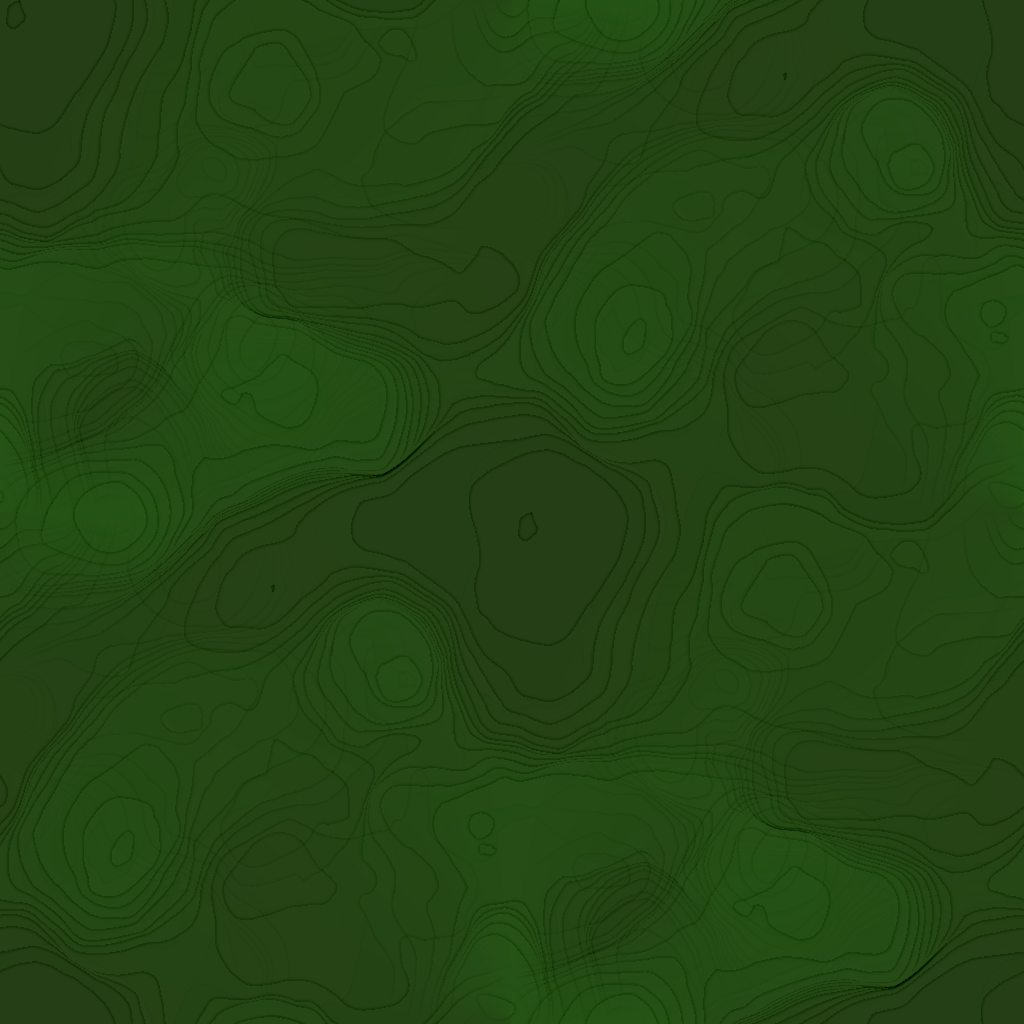
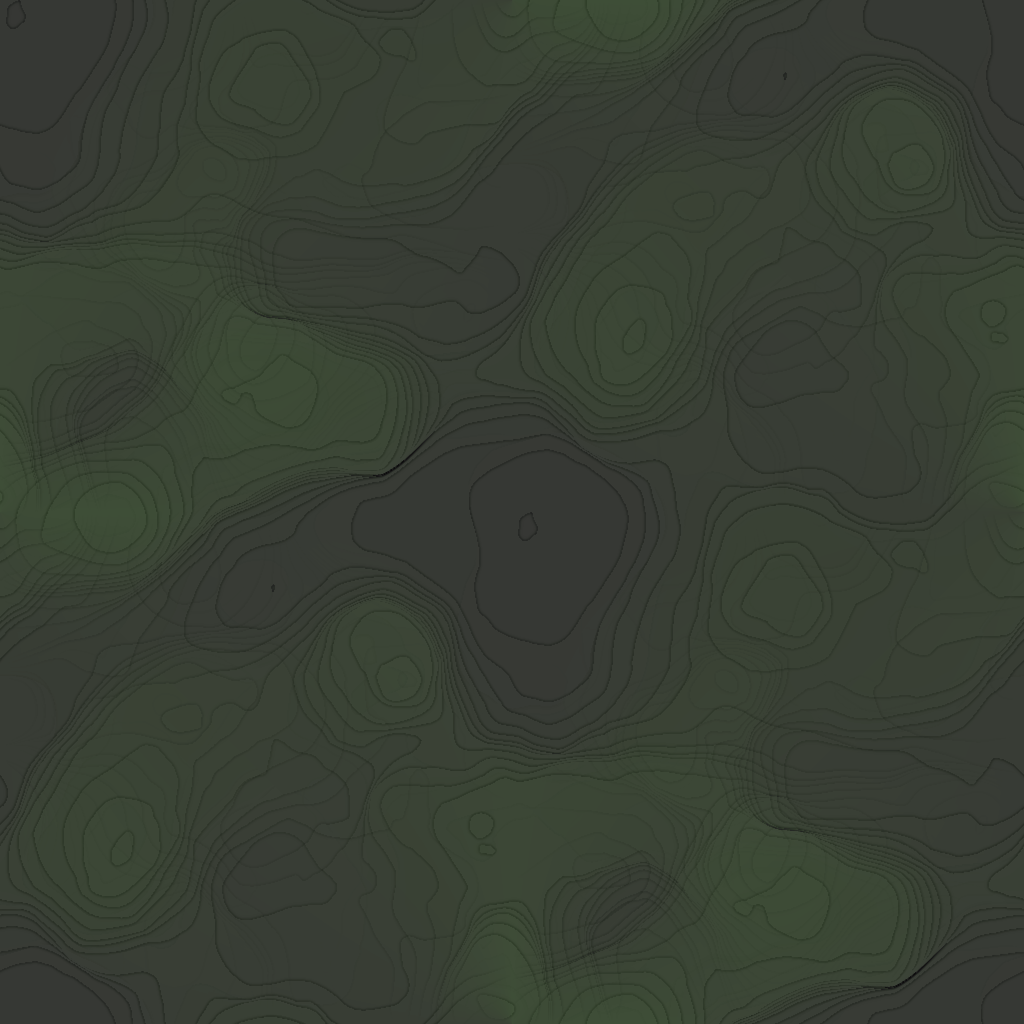
Comparing the layer stacks of the two 1024 × 1024 images. Changes:
painted on "texture (1).png" over [0, 0, 1024, 1024]
